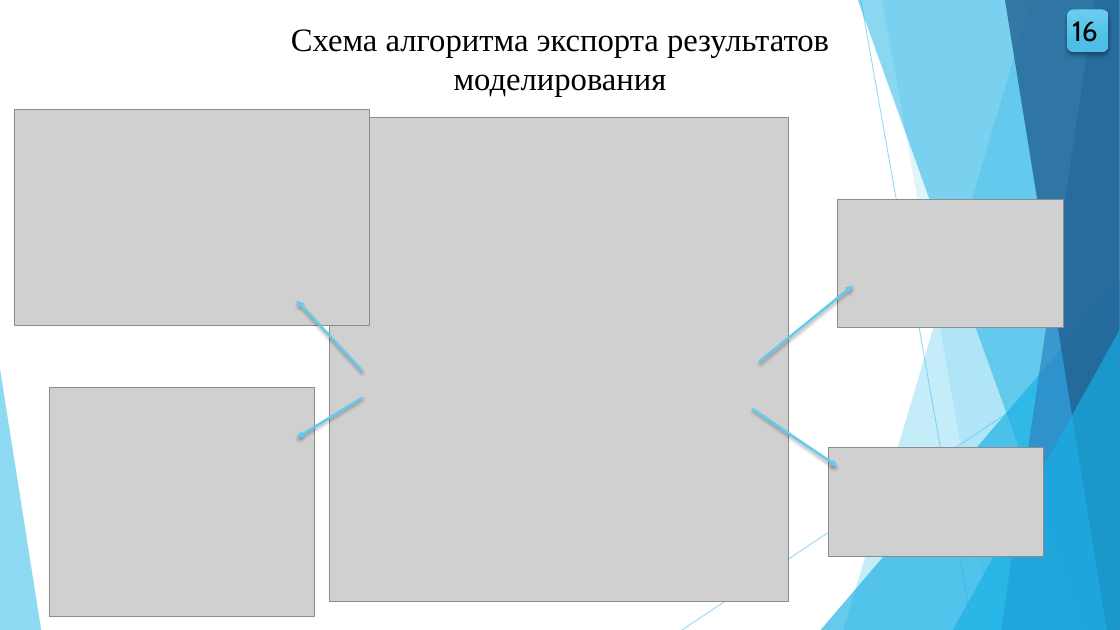
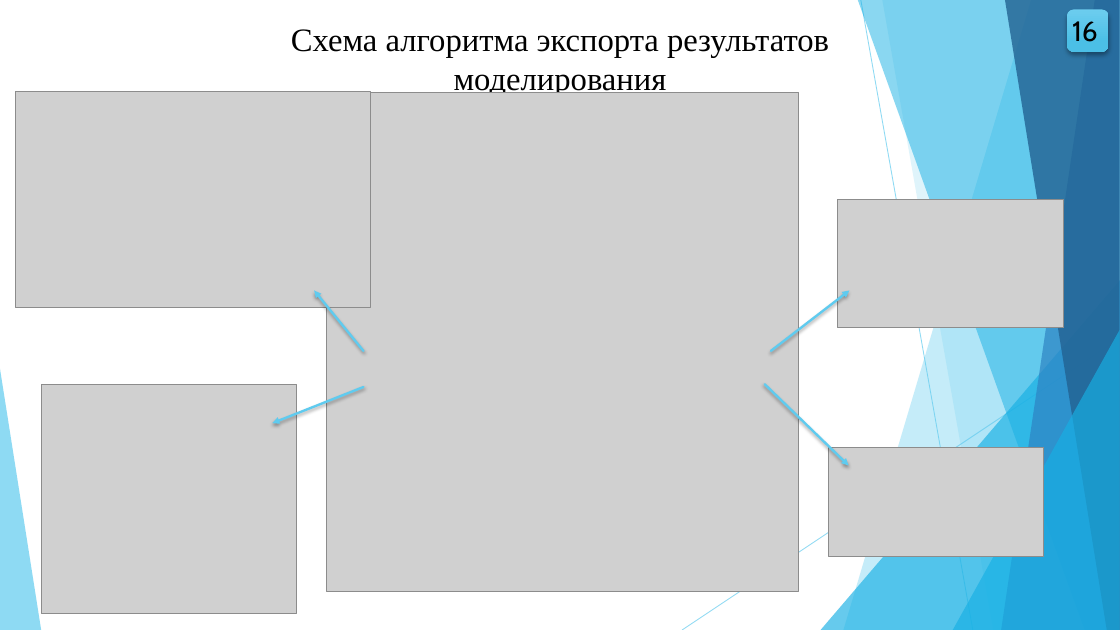
Before and after one commit to wolfufu/EpidemicModelsApp, a slide deck: slide 16 of VKR_Volkova_VMO41.pptx. Drawn at 1120x630 pixels with LibreOffice and Linux fonts; fonts in the diff are those of the drawing; grey boxes stand for pictures. Boxes give left, top, right and bottom in pixels: in the first picture for what was removed or moved away, otherwise in the second. Text is boxed around its words. In the diff, an @@ line names an element or a change of style, - is before the commit and + after.

```diff
--- a/VKR_Volkova_VMO41.pptx
+++ b/VKR_Volkova_VMO41.pptx
@@ picture: place and size @@
-picture at <box>14,109,370,325</box>
+picture at <box>15,92,371,308</box>
@@ picture: place and size @@
-picture at <box>330,117,789,601</box>
+picture at <box>327,92,799,592</box>
@@ arrow moved from (362, 371) - (297, 301) to (364, 351) - (314, 291) @@
@@ arrow moved from (760, 361) - (853, 286) to (771, 351) - (849, 291) @@
@@ picture: place and size @@
-picture at <box>49,388,314,617</box>
+picture at <box>41,384,297,614</box>
@@ arrow moved from (362, 398) - (297, 438) to (364, 387) - (272, 423) @@
@@ arrow moved from (753, 409) - (838, 466) to (765, 384) - (849, 465) @@
```
Also in this commit, not shown: 4 other slides changed, 6 other files.
